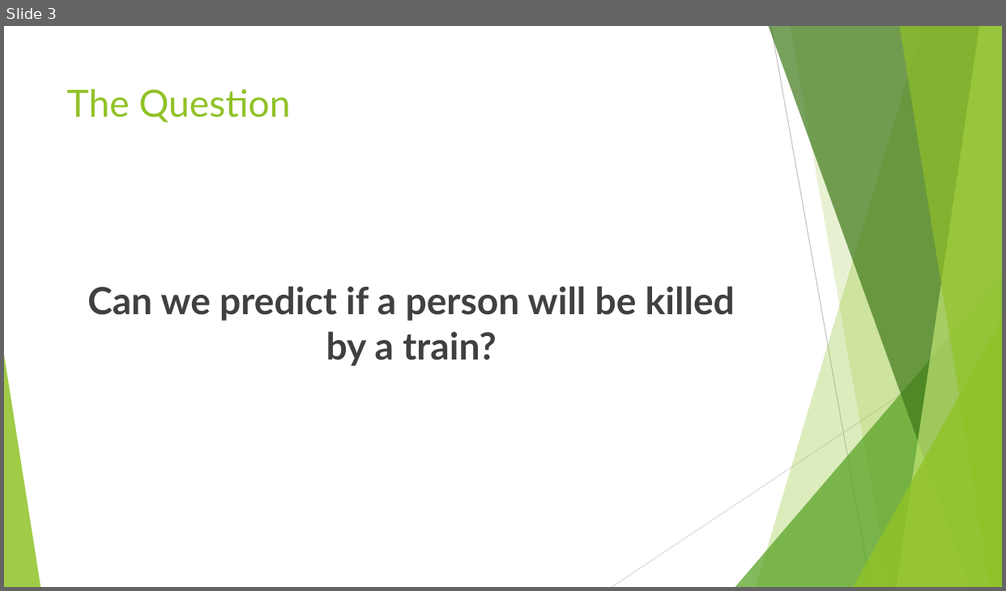
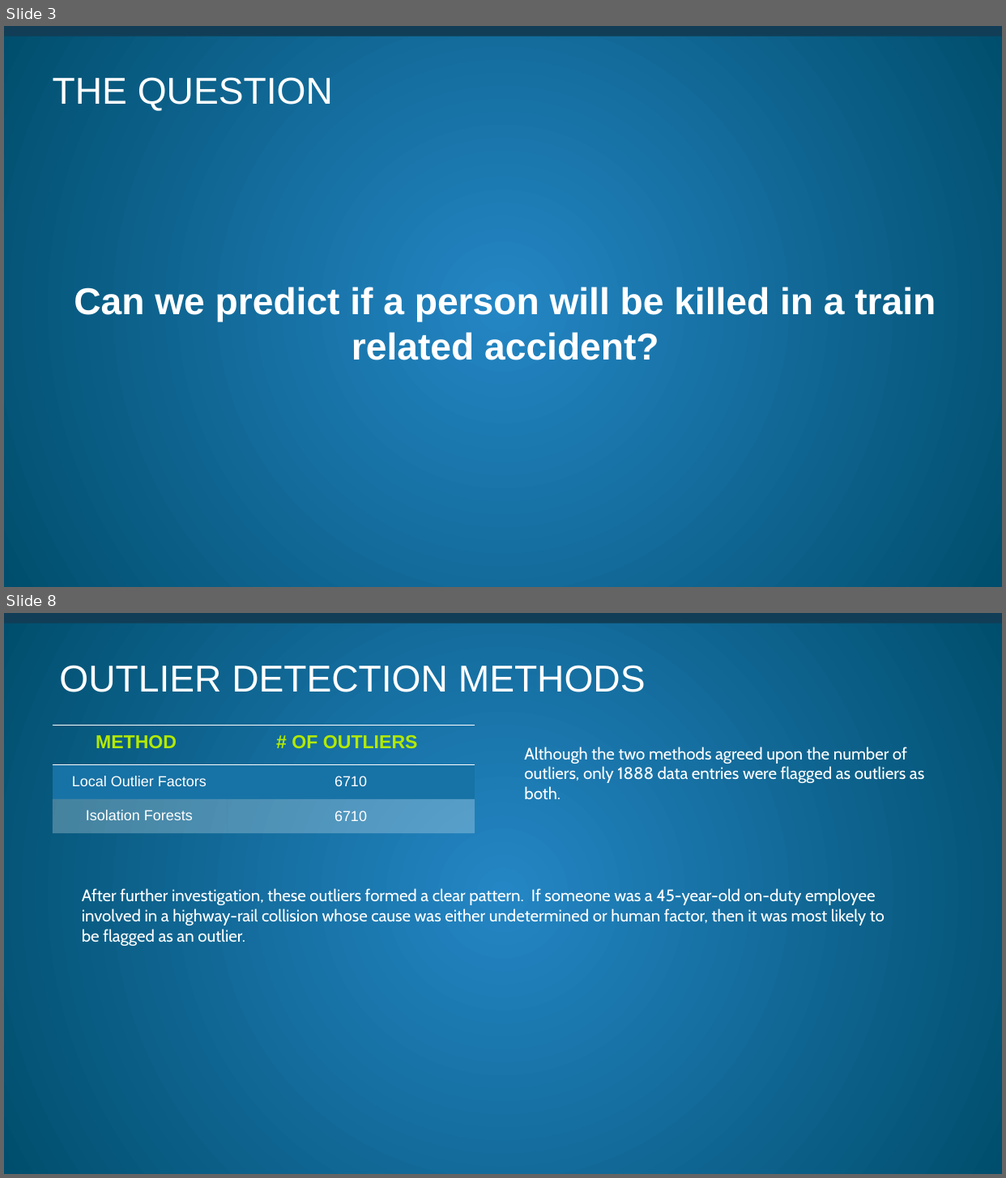
Before and after one commit to littlesiagoy/Springboard-Capstone-2, a slide deck: Capstone 2 Slidedeck.pptx. Shown one above the other, each under a label of ours: slide 3 before the commit, slides 3 and 8 after it; the slides between them are not shown. The pictures are 1006x591 and 1006x1178 pixels, drawn with LibreOffice and Linux fonts; fonts in the diff are those of the drawing. Boxes give left, top, right and bottom in pixels: in the first picture for what was removed or moved away, otherwise in the second. Text is boxed around its words. In the diff, an @@ line names an element or a change of style, - is before the commit and + after.

```diff
--- a/Capstone 2 Slidedeck.pptx
+++ b/Capstone 2 Slidedeck.pptx
@@ slide 8 added at (4,613,1002,1174), background gradient #2486C4 to #004E6D; not listed: 2 template elements that a slide beside it also shows @@
@@ title added at (59,665,646,692), 36 pt, text #FFFFFF @@
+OUTLIER DETECTION METHODS
@@ table added at (53,726,475,834), 3 rows, 2 columns @@
+METHOD | # OF OUTLIERS
+Local Outlier Factors | 6710
+Isolation Forests | 6710
@@ text added at (524,747,924,800), 16 pt, text #FFFFFF @@
+Although the two methods agreed upon the number of outliers, only 1888 data entries were flagged as outliers as both.
@@ text added at (82,888,884,946), 16 pt, text #FFFFFF @@
+After further investigation, these outliers formed a clear pattern. If someone was a 45-year-old on-duty employee involved in a highway-rail collision whose cause was either undetermined or human factor, then it was most likely to be flagged as an outlier.
@@ slide 3 changed as well @@
@@ background #FFFFFF to gradient #2486C4 to #004E6D @@
@@ rectangle added at (4,26,1002,29), fill #B3E900 @@
@@ rectangle added at (4,26,1002,37), fill #113E56 @@
@@ title at (53,77,333,111): text changed; font Lato to Arial; text colour #90C226 to #FFFFFF @@
-The Question
+THE QUESTION
@@ text at (74,287,936,361): text changed; font Lato to Arial; text colour #404040 to #FFFFFF @@
-Can we predict if a person will be killed by a train?
+Can we predict if a person will be killed in a train related accident?
@@ group removed at (4,26,1002,587): 5 freeform shapes, 3 triangles, 2 lines @@
```
Also in this commit, not shown: 8 other slides changed, 5 other slides added, 4 slides removed, 9 other files.
